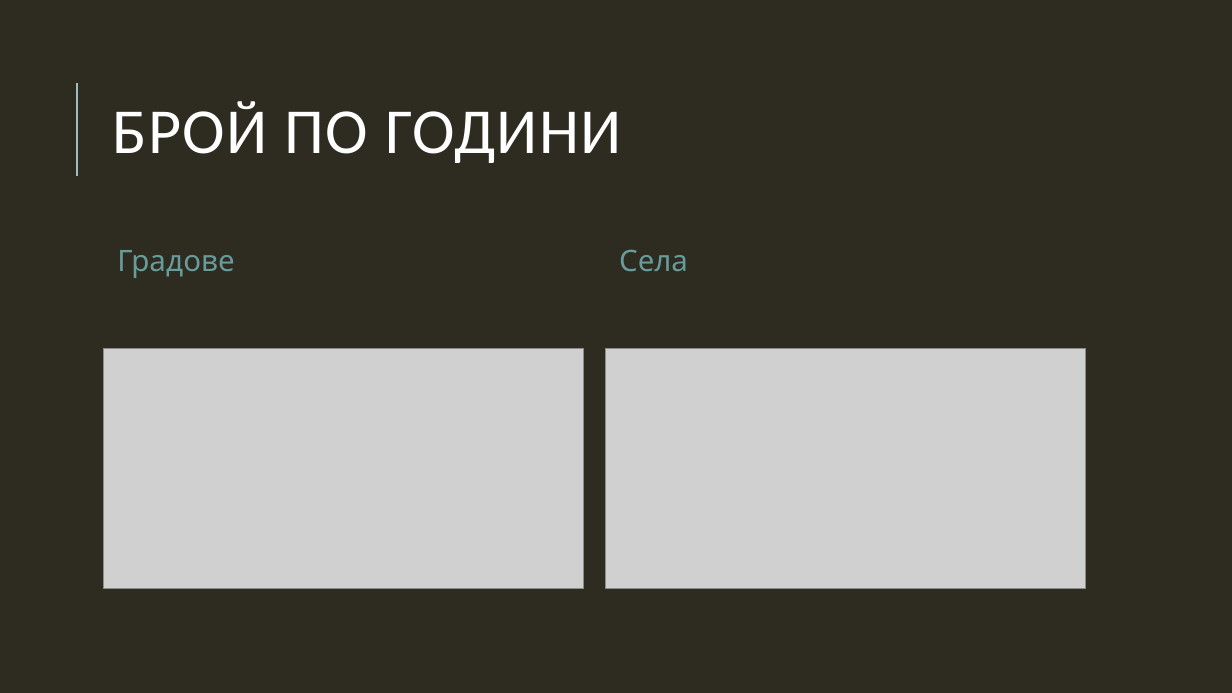
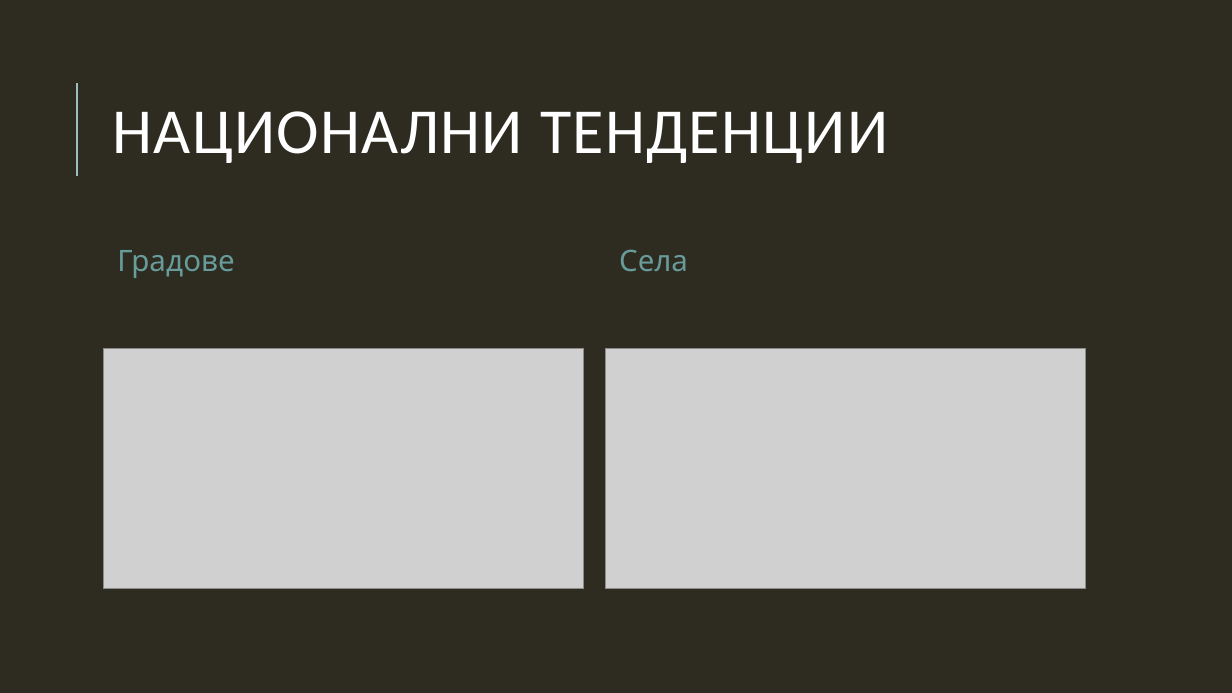
Before and after one commit to sarabadjieva/MITM322_DataMining, a slide deck: slide 14 of Анализ.pptx. Drawn at 1232x693 pixels with LibreOffice and Linux fonts; fonts in the diff are those of the drawing; grey boxes stand for pictures. Boxes give left, top, right and bottom in pixels: in the first picture for what was removed or moved away, otherwise in the second. Text is boxed around its words. In the diff, an @@ line names an element or a change of style, - is before the commit and + after.

```diff
--- a/Анализ.pptx
+++ b/Анализ.pptx
@@ title at (113, 111, 888, 163): text changed @@
-БРОЙ ПО ГОДИНИ
+НАЦИОНАЛНИ ТЕНДЕНЦИИ
```
Also in this commit, not shown: 7 other slides changed, 24 slides added, 12 slides removed, 2 other files.
